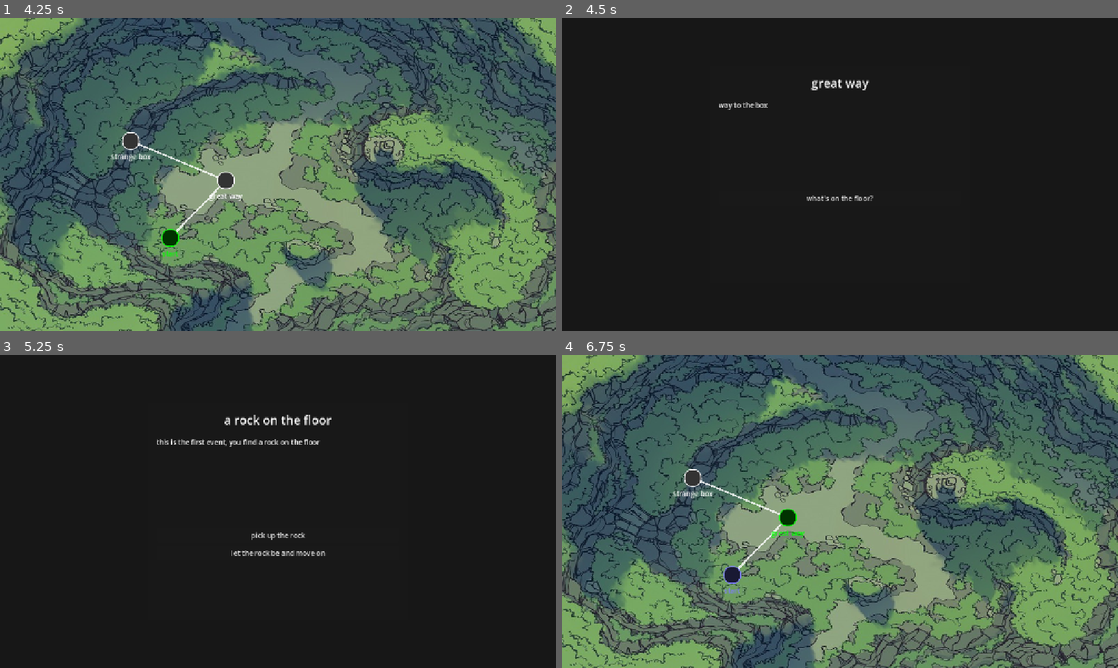
Above: before the commit, frames 1-4 (two rows, left to right).
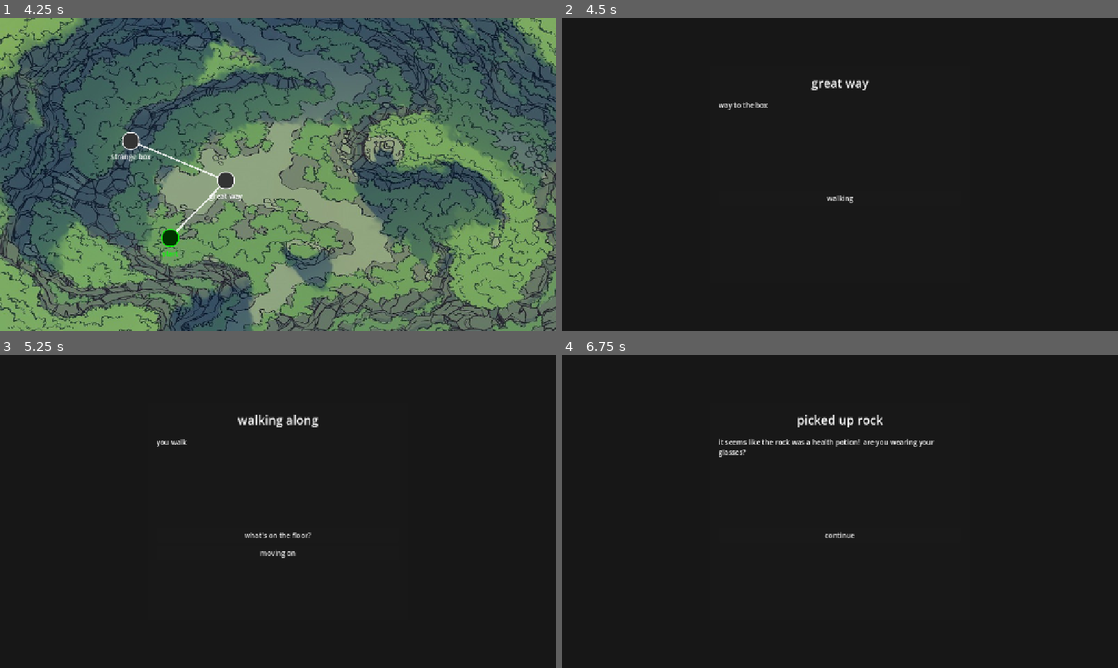
Above: after the commit, the same moments.

Repository: IzzetNecu/deckbuilderTool
Game: Godot game, scene res://scenes/main_menu/MainMenu.tscn
The game is run twice, just before and just after one commit, with the same random seed, the same clock (stepped at 60 frames per second) and the same inputs.
Inputs (mouse positions are in pixels of both pictures, inside the frame that each line leads up to):
- Up to frame 1 (4.25 s): click "Start Game" at 0.5 s; click "start" at 1.25 s; click "Leave" at 2 s; click "start" at 2.75 s; click "Leave" at 3.5 s
- Up to frame 2 (4.5 s): click "great way" at 4.25 s
- Up to frame 3 (5.25 s): click "what's on the floor?" (after the commit: "walking") at 5 s
- Up to frame 4 (6.75 s): click (840, 536) at 5.75 s, where only the run before the commit has a clickable "pick up the rock"; click (840, 536) at 6.5 s, where only the run before the commit has a clickable "continue"

Frame 1 is identical in both runs. In frame 2, 0.1% of the frame differs, in the area x 44-56%, y 56-60%; in frame 3, 1.0%; in frame 4, 96%, in the area x 0-100%, y 0-100%.

Commit message:
Editor/Engine: Add lockType to event and node options (hard/soft lock)

Diff:
--- a/game/data/game_data.json
+++ b/game/data/game_data.json
@@ -189,13 +189,13 @@
           "options": [
             {
               "id": "a05ad081-2451-41fb-9d34-fe126aadc2f5",
-              "text": "what's on the floor?",
+              "text": "walking",
               "conditions": [],
               "outcomes": [
                 {
                   "id": "90cc22ef-e6fd-4479-85b4-3c19f309cecb",
                   "type": "startEvent",
-                  "target": "bde53165-1f55-45de-9548-01d9dea870da",
+                  "target": "e9bfc6a2-36fa-4e14-a47b-54c65df57287",
                   "value": ""
                 }
               ]
--- a/game/scenes/event/EventDialog.gd
+++ b/game/scenes/event/EventDialog.gd
@@ -59,6 +59,9 @@
 		var btn = Button.new()
 		btn.text = opt.get("text", "Option")
 		if not can_select:
+			if opt.get("lockType", "soft") == "hard":
+				btn.queue_free()
+				continue
 			btn.disabled = true
 			btn.text += " (Locked)"
 
Not shown, changed: index.html
Not shown, changed: src/builder/builder.js
Not shown, changed: src/builder/editors/card-editor.js
Not shown, changed: src/builder/editors/consumable-editor.js
Not shown, changed: src/builder/editors/deck-editor.js
Not shown, changed: src/builder/editors/enemy-editor.js
Not shown, changed: src/builder/editors/equipment-editor.js
Not shown, changed: src/builder/editors/event-editor.js
Not shown, changed: src/builder/editors/faction-editor.js
Not shown, changed: src/builder/editors/flag-editor.js
Not shown, changed: src/builder/editors/keyitem-editor.js
Not shown, changed: src/builder/editors/map-editor.js
(and 2 more such lines)
